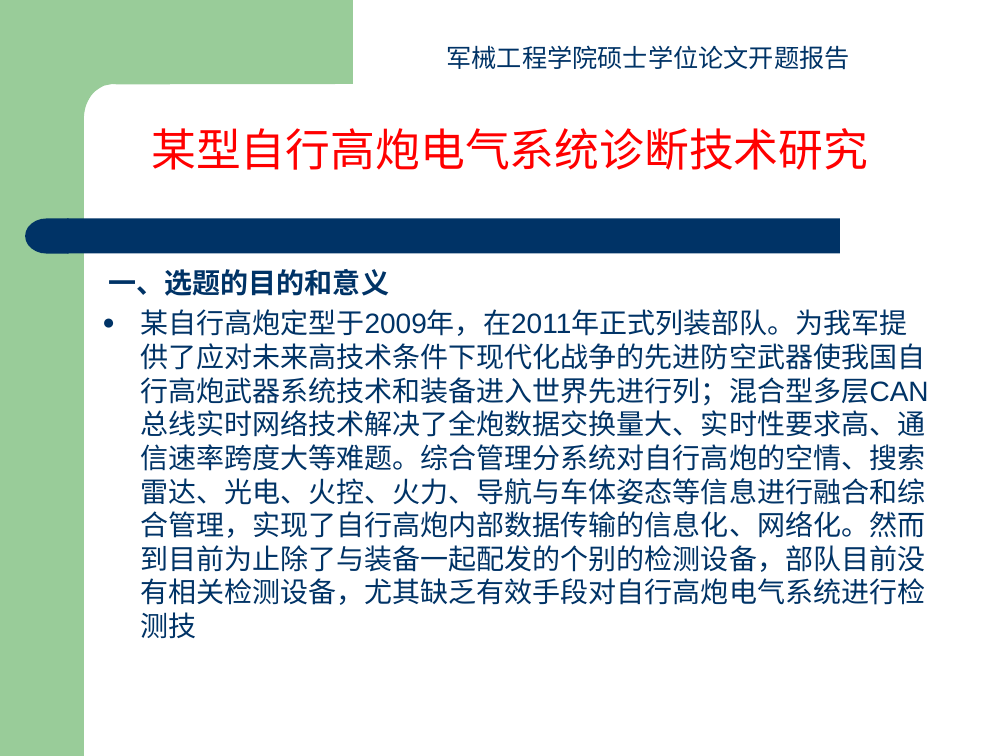
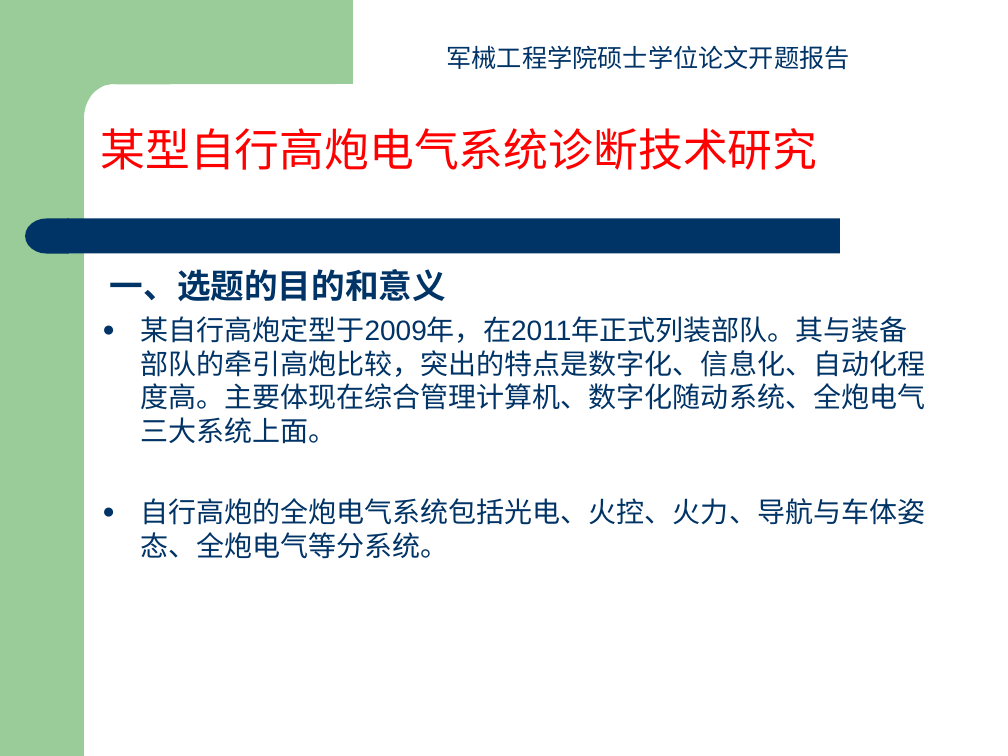
Before and after one commit to yangfan16860/Paper, a slide deck: slide 3 of 开题报告杨帆.ppt. Drawn at 1008x756 pixels with LibreOffice and Linux fonts; fonts in the diff are those of the drawing. Boxes give left, top, right and bottom in pixels: in the first picture for what was removed or moved away, otherwise in the second. Text is boxed around its words. In the diff, an @@ line names an element or a change of style, - is before the commit and + after.

```diff
--- a/开题报告杨帆.ppt
+++ b/开题报告杨帆.ppt
@@ text "某型自行高炮电气系统诊断技术研究" moved from (x1=151, y1=128, x2=868, y2=170) to (x1=100, y1=128, x2=817, y2=170) @@
@@ text at (x1=110, y1=269, x2=446, y2=301): size 20 to 24 pt in "一、选题的目的和意义"; more space between paragraphs @@
@@ text at (x1=140, y1=316, x2=925, y2=559): text changed @@
-● 某自行高炮定型于2009年，在2011年正式列装部队。为我军提供了应对未来高技术条件下现代化战争的先进防空武器使我国自行高炮武器系统技术和装备进入世界先进行列；混合型多层CAN总线实时网络技术解决了全炮数据交换量大、实时性要求高、通信速率跨度大等难题。综合管理分系统对自行高炮的空情、搜索雷达、光电、火控、火力、导航与车体姿态等信息进行融合和综合管理，实现了自行高炮内部数据传输的信息化、网络化。然而到目前为止除了与装备一起配发的个别的检测设备，部队目前没有相关检测设备，尤其缺乏有效手段对自行高炮电气系统进行检测技
+● 某自行高炮定型于2009年，在2011年正式列装部队。其与装备部队的牵引高炮比较，突出的特点是数字化、信息化、自动化程度高。主要体现在综合管理计算机、数字化随动系统、全炮电气三大系统上面。
+● 自行高炮的全炮电气系统包括光电、火控、火力、导航与车体姿态、全炮电气等分系统。
```
Also in this commit, not shown: 9 other slides changed, 5 slides added, 2 slides removed, 4 other files.
